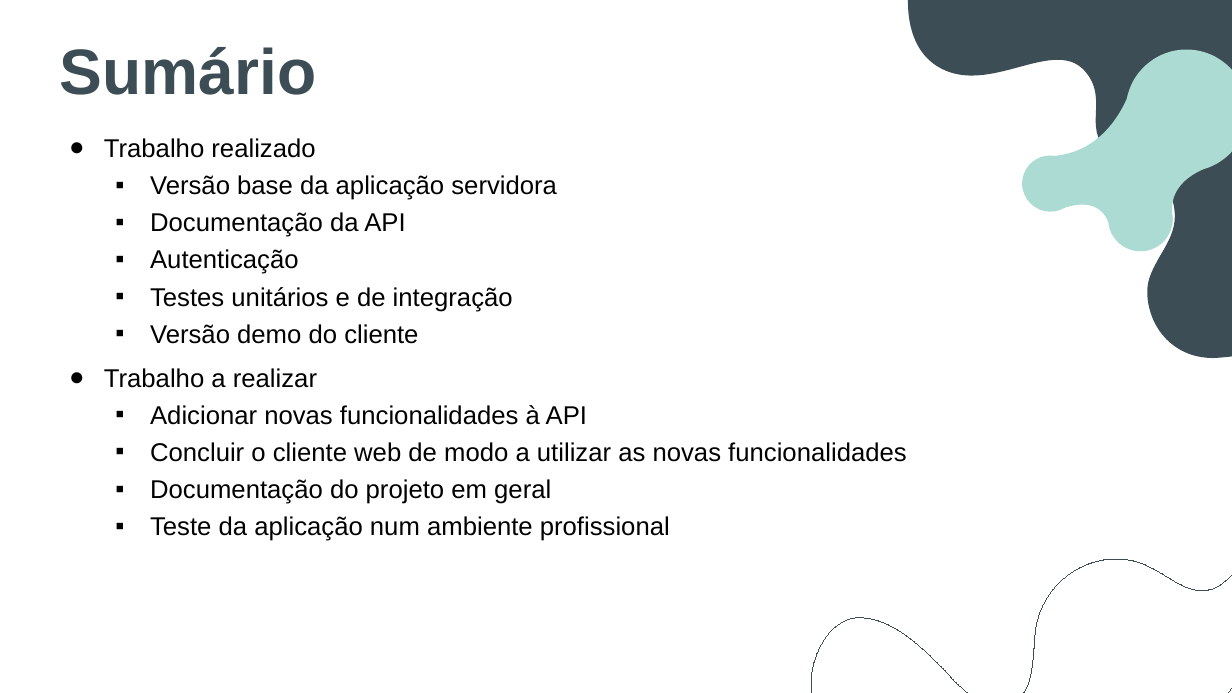
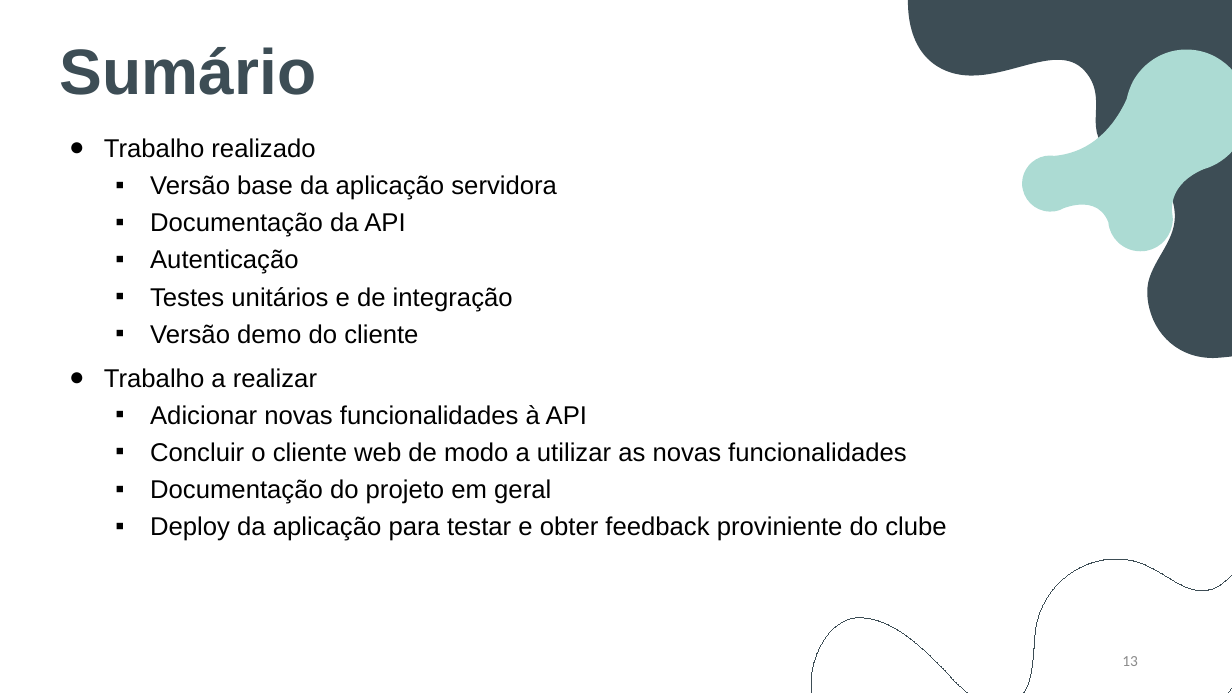
Before and after one commit to BernardoFMF/surf-management-app, a slide deck: slide 13 of docs/demonstracao-progresso.pptx (slide 12 before the commit). Drawn at 1232x693 pixels with LibreOffice and Linux fonts; fonts in the diff are those of the drawing. Boxes give left, top, right and bottom in pixels: in the first picture for what was removed or moved away, otherwise in the second. Text is boxed around its words. In the diff, an @@ line names an element or a change of style, - is before the commit and + after.

```diff
--- a/docs/demonstracao-progresso.pptx
+++ b/docs/demonstracao-progresso.pptx
@@ subtitle at (x1=150, y1=516, x2=946, y2=541): text changed @@
-  ▪ Teste da aplicação num ambiente profissional
+  ▪ Deploy da aplicação para testar e obter feedback proviniente do clube
@@ page number added at (x1=1122, y1=656, x2=1138, y2=666), 12 pt, text #8C8C8C @@
+13
```
Also in this commit, not shown: 12 other slides changed, 1 slide added.
